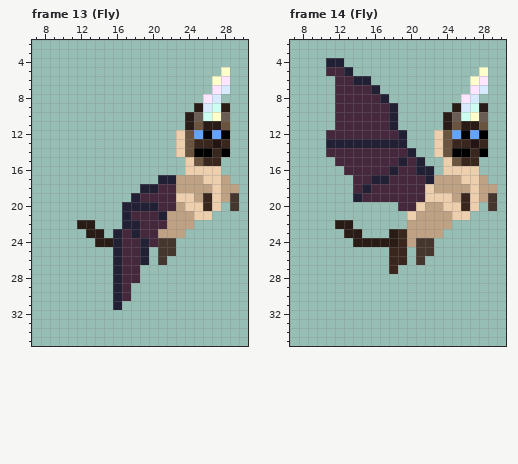
Pixel-art file: assets/images/scratch/kittenbaticorn.aseprite. Above, as it was before the edit.
34x36 pixels, 14 frames. Shown: frame 13 (Fly): x 7..30, y 2..35; frame 14 (Fly): x 7..30, y 2..35. The commit also changed other frames, which this record leaves out.
The same view after the edit:
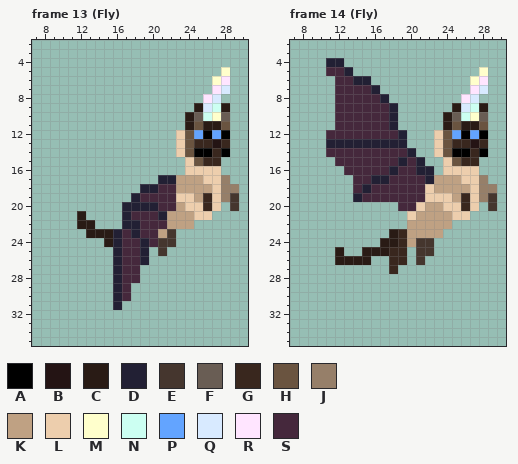
Palette (. is transparent): A #000000  B #241414  C #291b15  D #222034  E #45362e  F #695d54  G #39271e  H #6a5440  J #967f69  K #bfa183  L #edcead  M #ffffcc  N #ccfff2  P #63a4ff  Q #d8eaff  R #ffe5ff  S #45283c
From old to new:
Frame 13 (Fly), layer "Body":
y 17: x 28 K -> J
y 18: x 28..29 KK -> JJ
y 19: x 28 K -> J
y 21: x 12 . -> C
y 23: x 15 . -> C; x 22..23 KK -> E.
y 24: x 14 C -> .
y 25: x 22 E -> .
y 26: x 21 E -> .
Frame 14 (Fly), layer "Body":
y 17: x 28 K -> J
y 18: x 28..29 KK -> JJ
y 19: x 28 K -> J
y 22: x 12..13 CC -> ..
y 23: x 13..14 CC -> ..
y 24: x 14..16 CCC -> ...
y 25: x 12 . -> C; x 15..17 ... -> CCC
y 26: x 12..15 .... -> CCCC
Where, in picture pixels (left, top, right, bottom), the same in both pictures:
changed: (221, 175, 239, 202)
changed: (77, 211, 113, 247)
changed: (158, 229, 185, 265)
changed: (479, 175, 497, 202)
changed: (335, 220, 389, 265)
